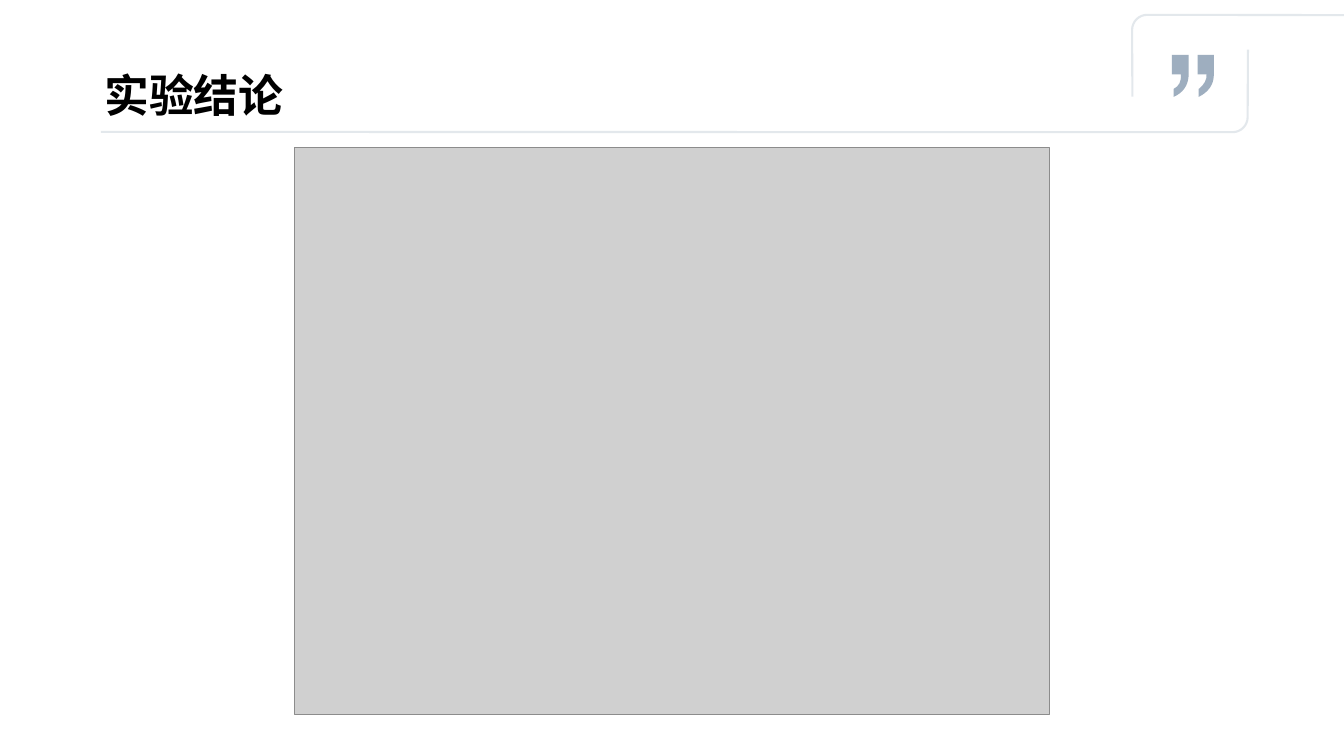
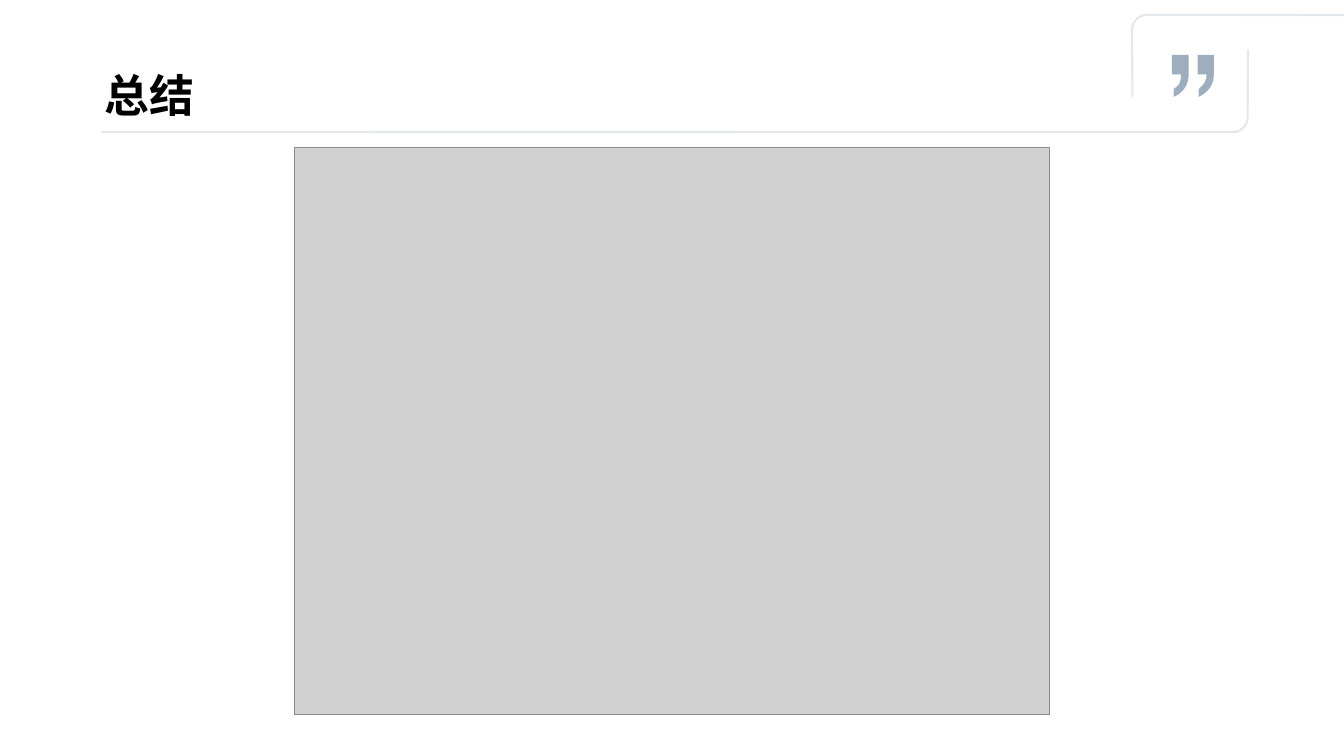
Before and after one commit to abcdefan/DaseBigDataLab, a slide deck: slide 17 of DaseBigDataLab.pptx (slide 16 before the commit). Drawn at 1344x756 pixels with LibreOffice and Linux fonts; fonts in the diff are those of the drawing; grey boxes stand for pictures. Boxes give left, top, right and bottom in pixels: in the first picture for what was removed or moved away, otherwise in the second. Text is boxed around its words. In the diff, an @@ line names an element or a change of style, - is before the commit and + after.

```diff
--- a/DaseBigDataLab.pptx
+++ b/DaseBigDataLab.pptx
@@ title at [104,74,194,116]: text changed @@
-实验结论
+总结
```
Also in this commit, not shown: 1 slide added.
